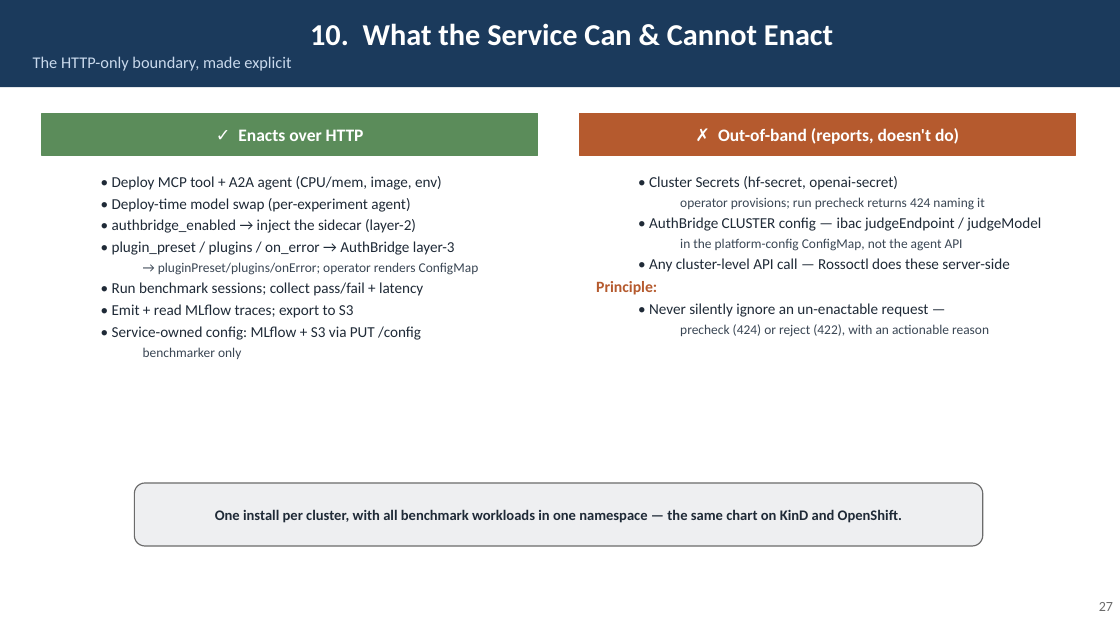
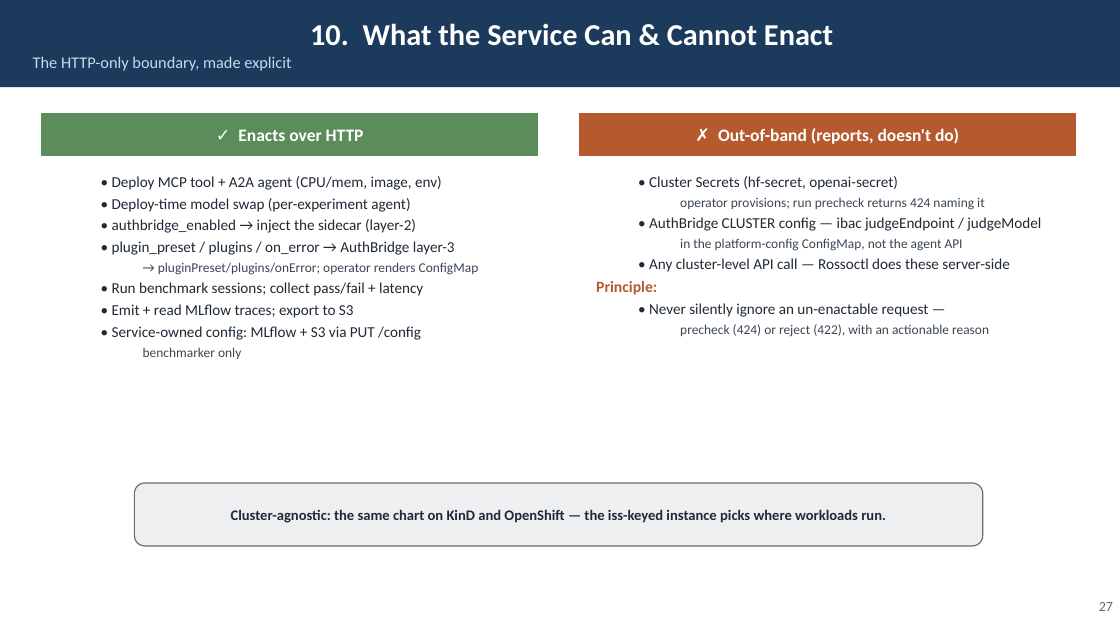
Before and after one commit to rossoctl/autobench, a slide deck: slide 27 of docs/AutoBench.pptx. Drawn at 1120x630 pixels with LibreOffice and Linux fonts; fonts in the diff are those of the drawing. Boxes give left, top, right and bottom in pixels: in the first picture for what was removed or moved away, otherwise in the second. Text is boxed around its words. In the diff, an @@ line names an element or a change of style, - is before the commit and + after.

```diff
--- a/docs/AutoBench.pptx
+++ b/docs/AutoBench.pptx
@@ text in rounded rectangle at bbox=[231, 509, 886, 523]: text changed @@
-One install per cluster, with all benchmark workloads in one namespace — the same chart on KinD and OpenShift.
+Cluster-agnostic: the same chart on KinD and OpenShift — the iss-keyed instance picks where workloads run.
```
Also in this commit, not shown: 3 other slides changed, 1 slide added, 6 other files.
